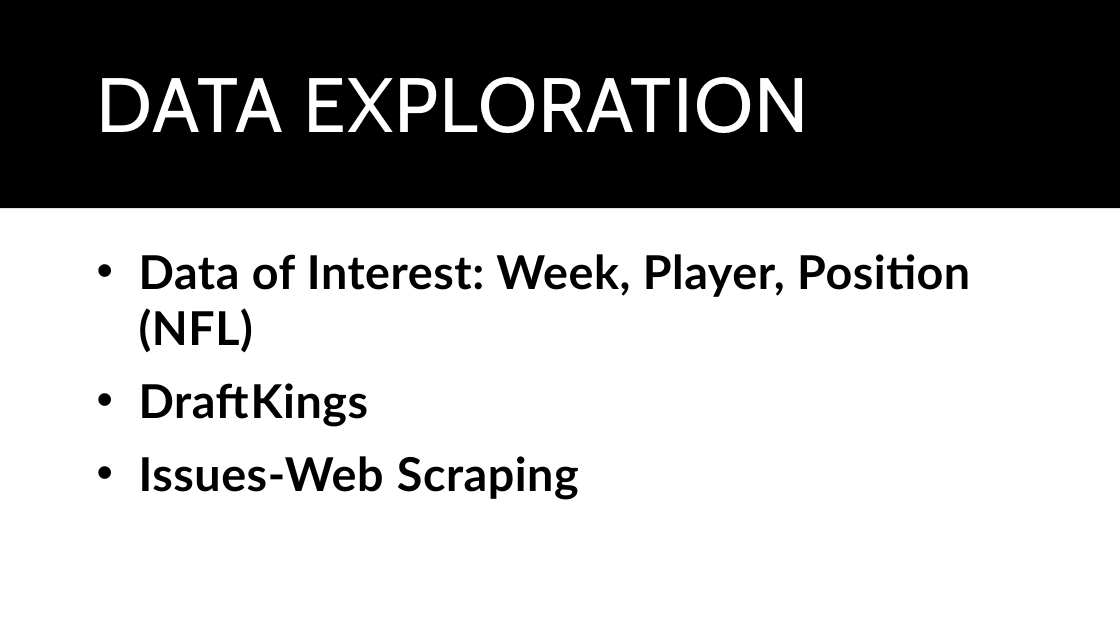
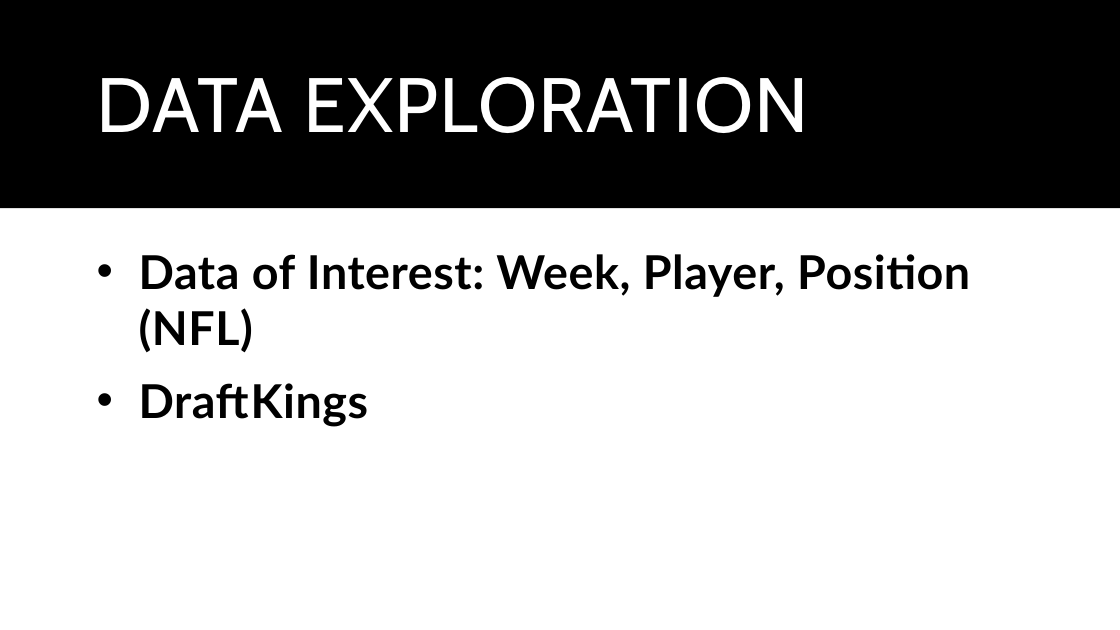
Before and after one commit to sbull32/team_cautious_waffle, a slide deck: slide 5 of Resources/Final.Presentation.pptx. Drawn at 1120x630 pixels with LibreOffice and Linux fonts; fonts in the diff are those of the drawing. Boxes give left, top, right and bottom in pixels: in the first picture for what was removed or moved away, otherwise in the second. Text is boxed around its words. In the diff, an @@ line names an element or a change of style, - is before the commit and + after.

Commit message:
Gathering data

```diff
--- a/Resources/Final.Presentation.pptx
+++ b/Resources/Final.Presentation.pptx
@@ text at (139,456,579,500): paragraph removed @@
-• Issues-Web Scraping
```
Also in this commit, not shown: 2 other slides changed.
